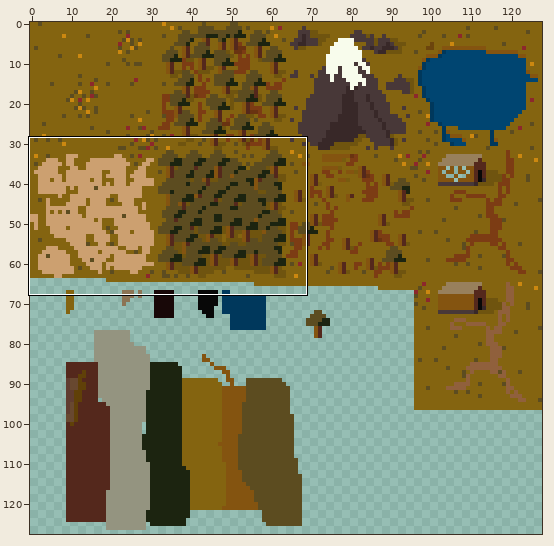
Sprite sheet -- images/natural_tiles.png. The picture above shows the old version from afar; the outline marks the close-up.
Close-up. The starting point:
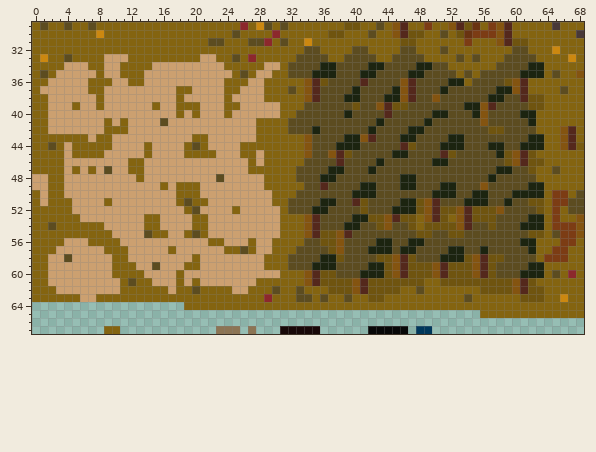
The file is 128x128 pixels. Shown: x 0..68, y 29..67.
After:
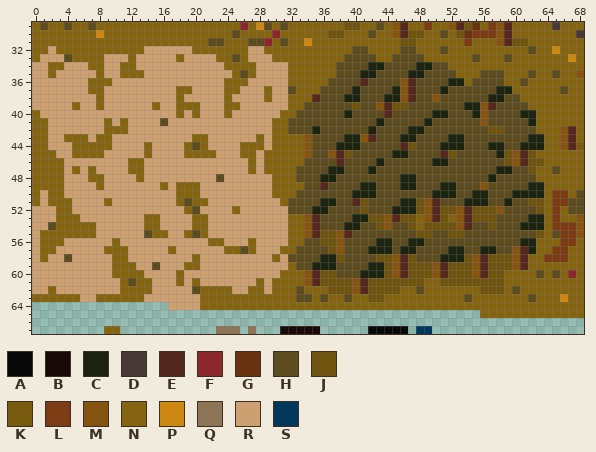
Palette (. is transparent): A #080808  B #180808  C #1c2410  D #483838  E #54281c  F #8c282c  G #693311  H #5c4c20  J #6f540f  K #785b0f  L #7c3c14  M #845410  N #846410  P #cc8810  Q #8c7454  R #cca070  S #00385c
What changed:
@@ x 0..68 @@
 31 NNNNNNNNNNNNNNNNNNNNNNHHNNNHHFNHNNPNNNNNNNNNNNJJNNNNNNLNNNMEJJNNNNNNN
-32 NNNNNNNNNNNNNNNNNNNNNNNNNNNNNNNNNNHHNNNNHHNNNNHHNNNHNNNNNNNNHHNNNPNNN
-33 NPNNHNNNNRRRNNNNNNNNNRRNNHNFNNNNNHHHHNNHHHHNNHHHHNNNNHNHNNNHHHHNNNNPN
-34 NNNNRRRNNRRNNNNRRRRRRRRRNNNNNRRNHHHHCCHHHHCCHHHHCCHHNNNNNNHHHHCCNNNNN
-35 NHNRRRRRNRRNNNRRRRRRRRRRRNHNRRNNHHHCCCHHHCCHHHHCCHHHHNHNHHHHHCCCNHNNM
-36 NNRRRRRNNNRRNNRRRRRRRRRRNNNRRNNNNNMEJHHHHEHHHHMEHHHHCCNHHHHJMENNNNNNN
-37 NRRRRRRNNRRRRRRRRRNNRRRRNNRRRNNNHNMEHHHHCHHHHCMEHHHCHHHHHHCCMENNNNHNN
-38 NNRRRRRRNRRRRRRRRRNRRRRRNRRRRNNNNNMEHHHCCHHHCCMEHHMHHHHHHCCHHEJJNNNNN
-39 NNRRRNRRNRRRRRRNRRNNNRRRNNRRRRRNNNHHHHHHJHHMEJJHHHHHHHCCMEHHHHJJNNNNN
-40 NNRRRRRRRRRRRRRRRRNRNRRRNRRRRRRNNHHHHHHCHHHHEHHHHHCCHHHCMHHHHCCNNNNNN
-41 NNRRRRRRRNRNRRRRHRRRRRRRRRRRNNNNHHHHHHHHHHHCHHHHHCHHHHHHMHHHHHCNNNNNN
-42 NNRRRRRRRNNNRRRRRRRRRRRRRRRRNNNNHHHCHHHHHHCHHHHCCHHHHHHHHJJHHHHNNNMEN
-43 NNNNNNNRNNRRRRRRRRRRNNRRRRRRNNNNNNMHHHHCCMEHHHCCHHHHCCHHHHHHHHCCNNMEN
-44 NNHNRNNNNNRRRRNRRRRNHNRRRRNNNNNNNNMHHHCCCHHHHHEJHHHCCCHHHCCHHCCCNNMEK
-45 NNNNRNNNNRRRRRNRRRRNNNNRRRNNRNNNNNMHHMEJHHHHHCCHHHHEJHHHHHCJMEJNNNNNN
+32 NNRNNNNNNNNNNNRRRRRRNNNNNNNRRNNNNNNNNNNNHHNNNNHHNNNHNNNNNNNNNNHNNPNNN
+33 NRRRHNNNNRRRNRRRRRNRRRRNNHNRRRNNNNNNNNNHHHHNNHHHHNNNNNNHNNNHNNNNNNNPN
+34 RRNNRRRNNRRNNRRRRRRRRRRRNNNNRRRRNNNNNNHHHHCCHHHHCCHHNNNNNNNNNNNNNNNNN
+35 RRNRRRRRNRRNNNRRRRRRRRRRRNHNRRRRNNNNNNHHHCCHHHHCCHHHHNNNHHHNNNHNNHNNM
+36 RRRRRRRNNNRRRRRRRRRRRRRRNNNRRRRRNNNNNHHHHEHHHHMEHHHHCCNHHHHNNHNNNNNNN
+37 RRRRRRRNNRRRRRRRRRNNRRRRNNRRRNRRHNNNHHHHCHHHHCMEHHHCHHHHHHCCNNNNNNHNN
+38 RRRRRRRRNRRRRRRRRRNRRRRRNRRRRNRRNNNEHHHCCHHHCCMEHHMHHHHHHCCHHNNNNNNNN
+39 RRRRRNRRNRRRRRRNRRNNNRRRNNRRRRRRNNHHHHHHJHHMEJJHHHHHHHCCMEHHHHNNNNNNN
+40 NRRRRRRRRRRRRRRRRRNRNRRRNRRRRRRNNHHHHHHCHHHHEHHHHHCCHHHCMHHHHCCNNNNNN
+41 NNRRRRRRRNRNRRRRHRRRRRRRRRRRRRNNHHHHHHHHHHHCHHHHHCHHHHHHMHHHHHCNNNNNN
+42 NNRRRRRRRNNNRRRRRRRRRRRRRRRRRRNNHHHCHHHHHHCHHHHCCHHHHHHHHJJHHHHNNNMEN
+43 NNRRNNNRNNRRRRRRRRRRNNRRRRRRNRNNNNMHHHHCCMEHHHCCHHHHCCHHHHHHHHCCNNMEN
+44 NNRRRNNNNNRRRRNRRRRNHNRRRRNNNRNNNNMHHHCCCHHHHHEJHHHCCCHHHCCHHCCCNNMEK
+45 NNNRRNNNNRRRRRNRRRRNNNNRRRNNRNNNNNMHHMEJHHHHHCCHHHHEJHHHHHCJMEJNNNNNN
 46 NNNNRRRRRRRRNNRRRRRRRRRRRRRNRNNNNNHHHHEHHHHCHHHHHHCCHHHHHHHJMEJJNNNNN
-47 NNNNRNRNRHRRNNRRRRRRRRRRRRRNNNNNNHHHHCCHHHCHHHHHHHHHHHHHHHCCHHJNNHNNN
-48 RRNNRRRRRRRRRNRRRRRRRRRHRRRRRNNNNHHHCCHHHHHHHHCCHHHHHHHHHCHHHHHNNNNNN
-49 RRNNRRRRRRRRRRRRNRNNNRRRRRRRRNNNNNHHEHHHHCCHHHCCHHHCCHHHMHHHHHCCNNNNN
+47 NNNNRNRNRRRRNNRRRRRRRRRRRRRNRNNNNHHHHCCHHHCHHHHHHHHHHHHHHHCCHHJNNHNNN
+48 NNNNRRRNNRRRRNRRRRRRRRRHRRRRRRNNNHHHCCHHHHHHHHCCHHHHHHHHHCHHHHHNNNNNN
+49 NNNNRRRRNRRRRRRRNRNNNRRRRRRRRRNNNNHHEHHHHCCHHHCCHHHCCHHHMHHHHHCCNNNNN
 50 NRNNRRRRRRRRRRRRRRNNNRRRRRRRRRNNNHHHHHHHCCCHHHHHHHCCCHHCCHHHCCCCNLLNH
-51 NRNNNRRRRNRRRRRRRRNHNNRRRRRRRRNNHHHHCCHHEJHHHHCCJMEHHHCCCHHCHHJJNLLHH
-52 NNNNNRRRRRRRRRRRRRRNHRRRRNRRRRRNHHHCCHHHHJHHHCCCJMEJJMEJJJMHHHHJNLNHH
-53 NNNNNNRRRRRRRRNNRRRRNNRRRRRRRRRNNNMEHHHHCCJJMEJJNMEJNMEJJJHHHHCCNLNNM
-54 NNHNNNNNNRRRRRNNRRRRNNRRRRRRRRRNNNMEHHHCCHHJMHHJNJJJJMEHHJHHHCCCNLLLM
-55 NNNNNNNNNNRRRRHNNRRNHNRRRRRRRRRNNNMEJJMEHHHHHHHHJJHHJJHHHHHHHHJJNHLLM
-56 NNNNRRRNNNNRRRRRRRRRRRNNRRRNRRNNNNHHJJMHHHHCCHHCCHHHHHHHHHHHHCCNNNLLN
-57 NNNRRRRRRNNNRRRRRNRRRRRRNNHNRRNNNHHHHJMHHHCCCHCCHHHHCCHHCHHHHHCNNLLNN
-58 NNRRHRRRRRNNRRRRRRRRNRRRRRRRRNNNHHHHCCJHHHHJJMEJHHHCCCJMEJJHHHHNLLLNN
-59 NNRRRRRRRRNNNRRHRRRNNRRRRRRRRNNNHHHCCCHHHHCCJMEJJJMEJJJMEJHHHHCCNNNNN
-60 NNRRRRRRRRNNNNRRRRNRRRRRRRRRRRRNNNMEJJHHHCCCJMEJJJMEJJJMEJHHHCCCNHNFN
-61 NNRRRRRRRRRNHNNRRRNRNRRRRRRRNNNNNNMEJJJJMEJJJJJJJNNJJJJJJJJJMEJNNNNNN
-62 NNNRRRRRRRRNNNNNNRNNHNNNNRRNNNHNNHNNNJJJMEJJJJNNHNNNNNNNJJJJMEJJNNNNN
-63 NNNNNNRRNNNNNNNNNNNNNNNNNNNNNFNNNHHNHNNHNNJJNNNNNNNNNNHNNNNNNJJJNNPNN
-64 ...................NNNNNNNNNNNNNNNNNNNNNNNNNNNNNNNNNNNNNNNNNNNNNNNNNN
+51 NRNNNRRRRNRRRRRRRRNHNNRRRRRRRRRNHHHHCCHHEJHHHHCCJMEHHHCCCHHCHHJJNLLHH
+52 RRRNNRRRRRRRRRRRRRRNHRRRRNRRRRRRHHHCCHHHHJHHHCCCJMEJJMEJJJMHHHHJNLNHH
+53 RRRNNNRRRRRRRRNNRRRRNNRRRRRRRRRRNNMEHHHHCCJJMEJJNMEJNMEJJJHHHHCCNLNNM
+54 RRHNNNNNRRRRRRNNRRRRNNRRRRRRRRRRNNMEHHHCCHHJMHHJNJJJJMEHHJHHHCCCNLLLM
+55 RNNNNNNNRRRRRRHNNRRNHNRRRRRRRRRRNNMEJJMEHHHHHHHHJJHHJJHHHHHHHHHJNHLLM
+56 RNNNRRRRRRNRRRRRRRRRRRNNRRRNRRRRNNHHJJMHHHHCCHHCCHHHHHHHHHHHHCCNNNLLN
+57 RNNRRRRRRNNNRRRRRNRRRRRRNNHNRRRNNHHHHJMHHHCCCHCCHHHHCCHHCCHHMECNNLLNN
+58 RNRRHRRRRRNNRRRRRRRRNRRRRRRRRRNRHHHHCCJHHHHJJMEJHHHCCCJMEJJJMENNLLLNN
+59 RRRRRRRRRRNNNRRHRRRNNRRRRRRRRRRRNHHCCCHHHHCCJMEJJJMEJJJMEJJJMENNNNNNN
+60 RRRRRRRRRRNNNNRRRRNRRRRRRRRRRRRNNNMEJJHHHCCCJMEJJJMEJJJMEJJNNNNHNHNFN
+61 RRRRRRRRRRRNHNNRRRNRNRRRRRRRNRNNNNMEJJJJMEJJJJJJJNNJJJJJJJJNNNNNNNNNN
+62 RRNRRRRRRRRNNNNRRRRRHNNNNRRNNRNNNHNNNJJJMEJJJJNNHNNNNNNNJJJNHNNNNNNNN
+63 NNNNNNRRNNNNNNRRRRRRRNNNNNNNNNNNNHHNHNNHNNJJNNNNNNNNNNHNNNNNNNHNNNPNN
+64 .................RRRRNNNNNNNNNNNNNNNNNNNNNNNNNNNNNNNNNNNNNNNNNNNNNNNN
 65 ........................................................NNNNNNNNNNNNN
